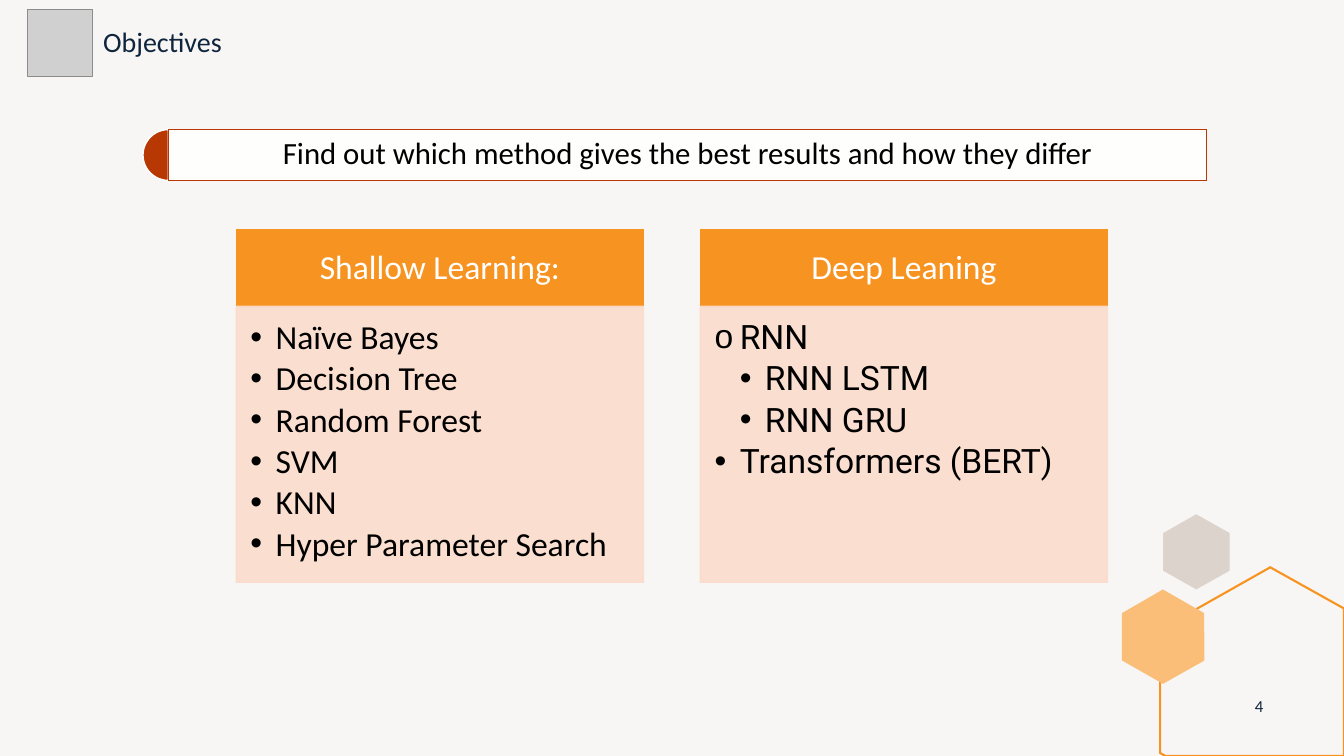
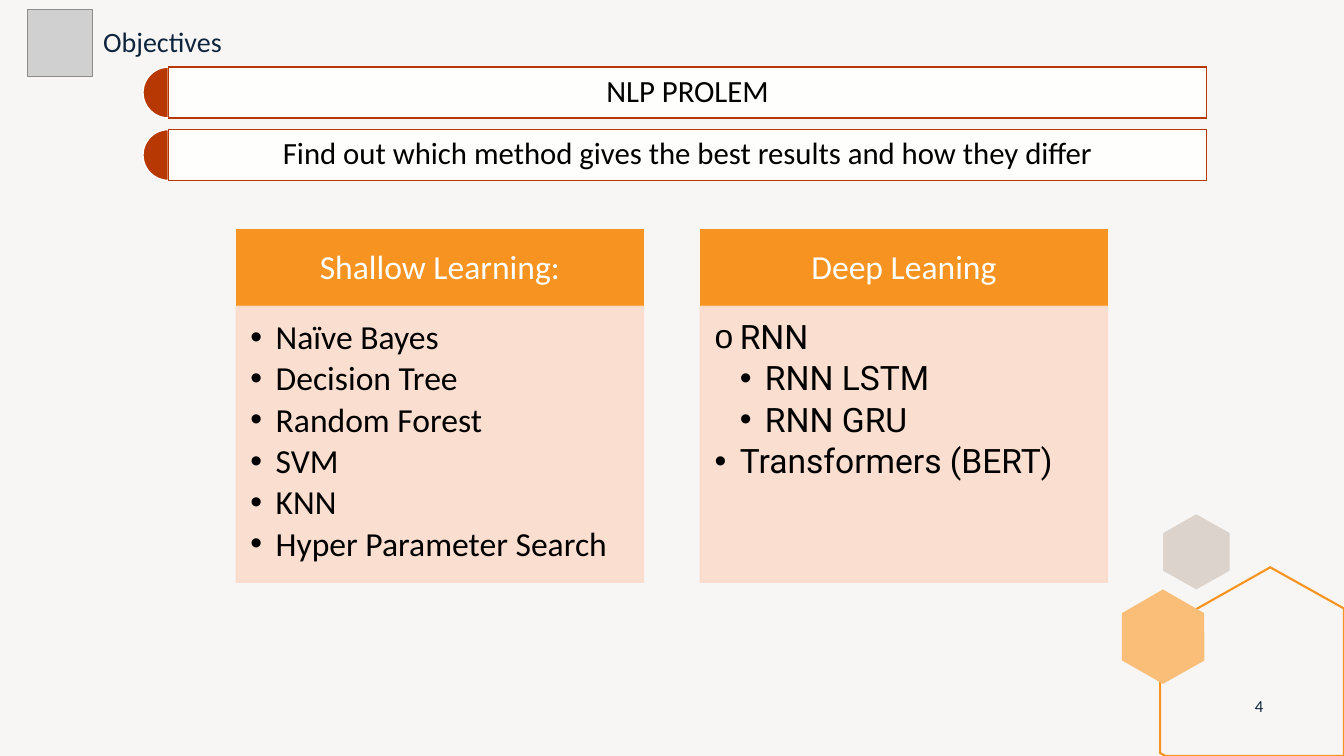
Before and after one commit to marti1999/TFG, a slide deck: slide 4 of informes/entrega final/presentation.pptx. Drawn at 1344x756 pixels with LibreOffice and Linux fonts; fonts in the diff are those of the drawing; grey boxes stand for pictures. Boxes give left, top, right and bottom in pixels: in the first picture for what was removed or moved away, otherwise in the second. Text is boxed around its words. In the diff, an @@ line names an element or a change of style, - is before the commit and + after.

```diff
--- a/informes/entrega final/presentation.pptx
+++ b/informes/entrega final/presentation.pptx
@@ pie slice (boxed as its full ellipse) added at [143,68,194,118], fill #B83803, outline #FFFFFF 1 pt @@
@@ rectangle added at [168,68,1207,118], fill #FFFFFF at 90% opacity, outline #B83803 1 pt @@
@@ text added at [606,82,769,103], 22 pt, text #000000 @@
+NLP PROLEM
```
Also in this commit, not shown: 9 other slides changed, 1 other file.
